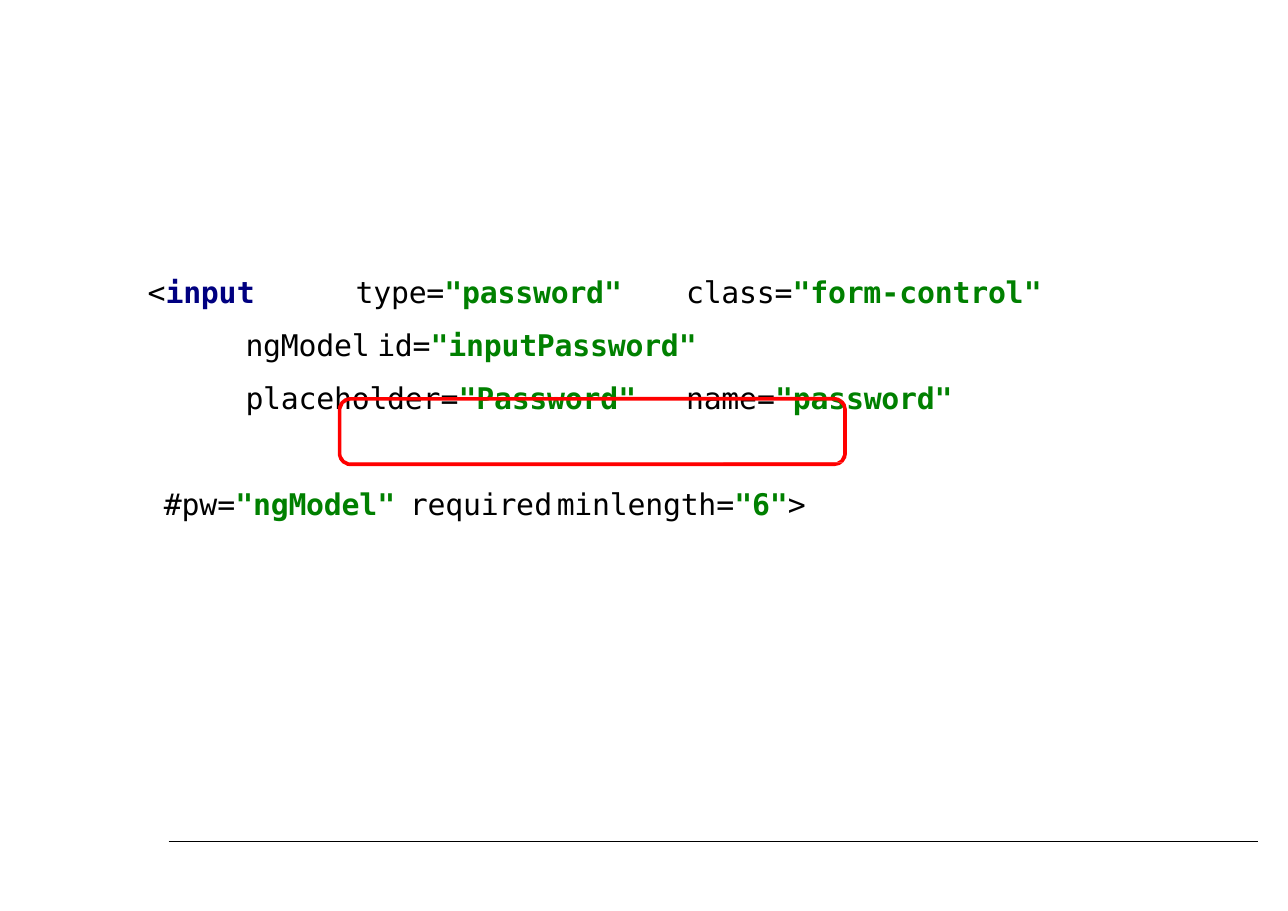
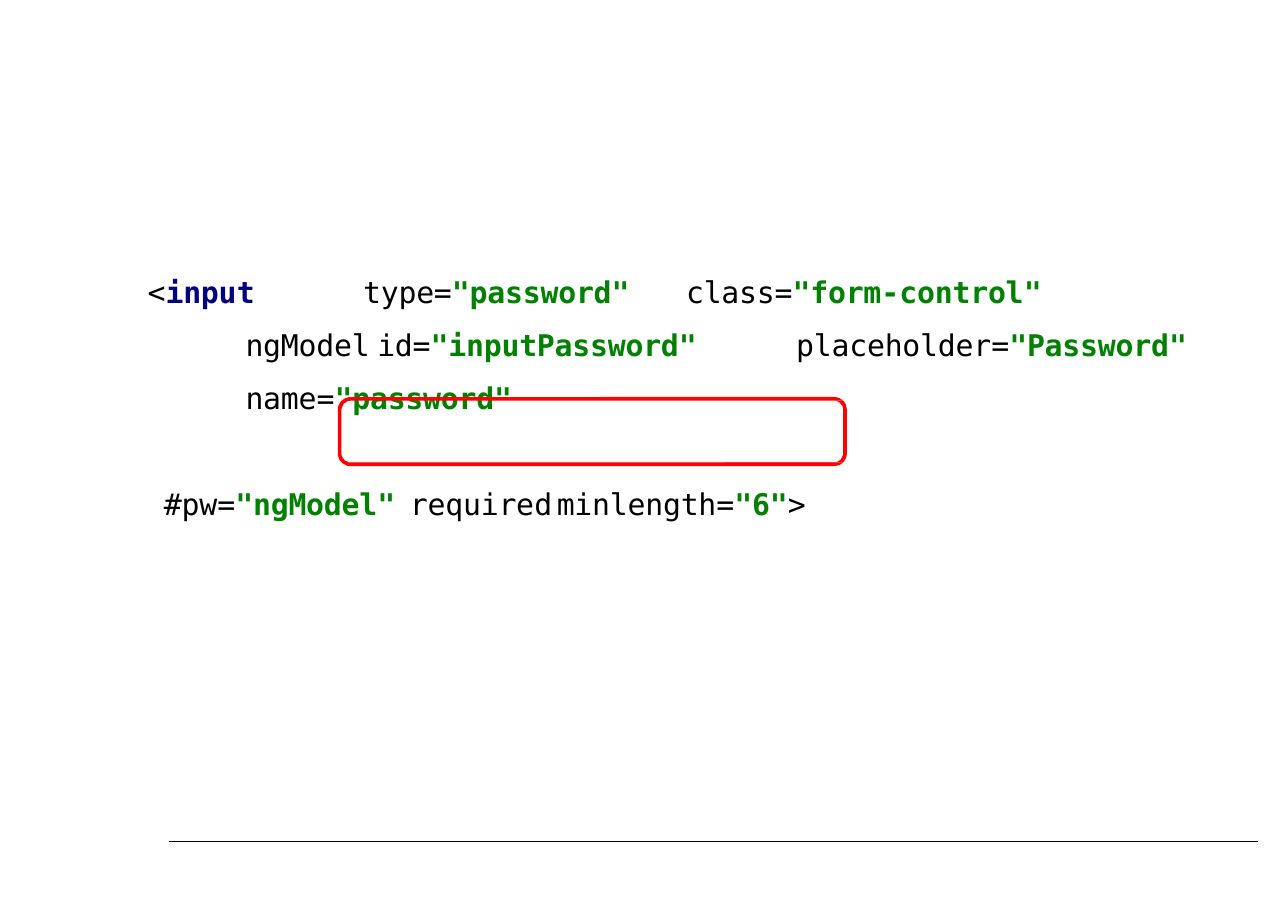
Before and after one commit to petereijgermans11/workshop-angular7, a slide deck: slide 49 of PPT/06- Angular Forms.pptx. Drawn at 1288x911 pixels with LibreOffice and Linux fonts; fonts in the diff are those of the drawing. Boxes give left, top, right and bottom in pixels: in the first picture for what was removed or moved away, otherwise in the second. Text is boxed around its words. In the diff, an @@ line names an element or a change of style, - is before the commit and + after.

```diff
--- a/PPT/06- Angular Forms.pptx
+++ b/PPT/06- Angular Forms.pptx
@@ text "<input type="password" class="form‐control" ngModel id="inpu ..." rewrapped from (148,278,1042,521) to (148,278,1187,521) @@
```
Also in this commit, not shown: 11 other slides changed, 7 other files.
